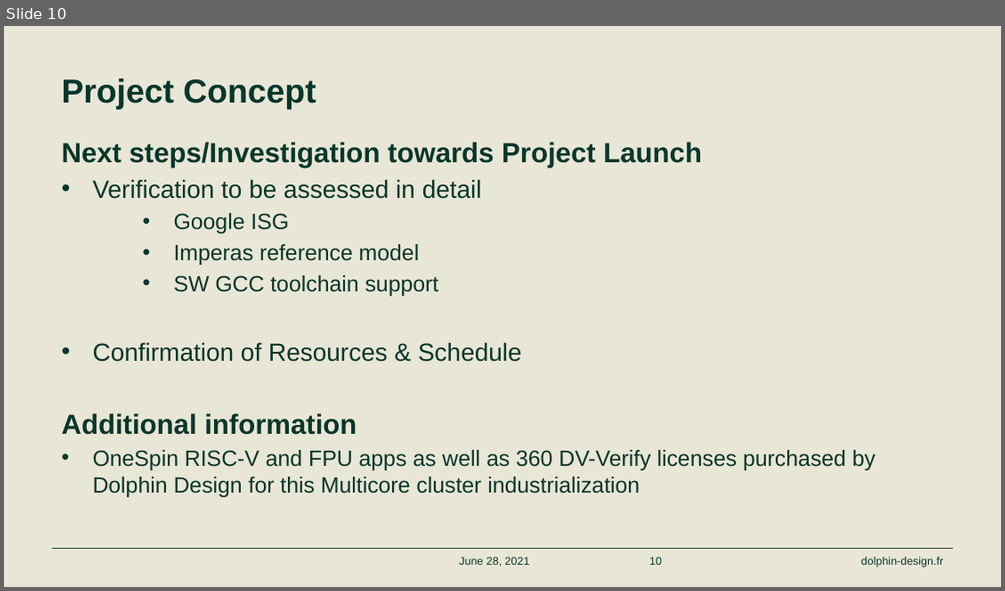
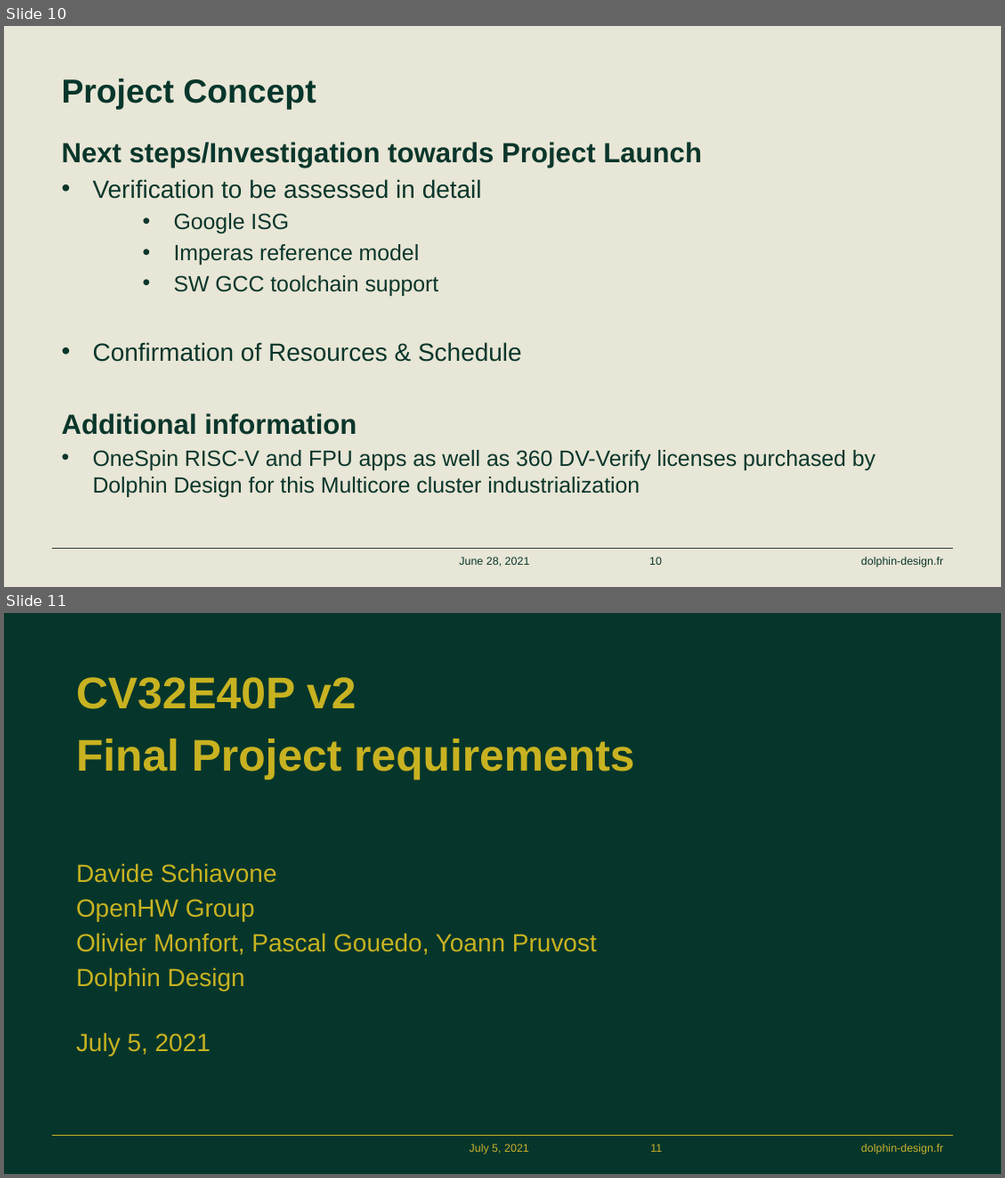
Before and after one commit to openhwgroup/programs, a slide deck: program/Project Descriptions and Plans/CV32E40Pv2/CV32E40P v2 Project Concept June 28 2021.pptx. Shown one above the other, each under a label of ours: slide 10 before the commit, slides 10 and 11 after it. The pictures are 1005x591 and 1005x1178 pixels, drawn with LibreOffice and Linux fonts; fonts in the diff are those of the drawing; background and template pictures are left out. Boxes give left, top, right and bottom in pixels: in the first picture for what was removed or moved away, otherwise in the second. Text is boxed around its words. In the diff, an @@ line names an element or a change of style, - is before the commit and + after.

Commit message:
Updated version of CV32E40P v2 PC and requirements (#456)
* CV32E40Pv2 Project Concept proposal

* Update Project_Concept_for_CV32E40Pv2_June 28.md

* Some updates following feedback

* Added some slides about final project requirements following technical meeting with Davide

```diff
--- a/program/Project Descriptions and Plans/CV32E40Pv2/CV32E40P v2 Project Concept June 28 2021.pptx
+++ b/program/Project Descriptions and Plans/CV32E40Pv2/CV32E40P v2 Project Concept June 28 2021.pptx
@@ slide 11 added at [4,613,1001,1174], background #FFFFFF @@
@@ rectangle added at [4,613,1001,1173], fill #06362B @@
@@ text added at [76,677,634,779], 32 pt, text #C8B221, bold @@
+CV32E40P v2
+Final Project requirements
@@ text added at [76,863,597,1055], 18 pt, text #C8B221 @@
+Davide Schiavone
+OpenHW Group
+Olivier Monfort, Pascal Gouedo, Yoann Pruvost
+Dolphin Design
+July 5, 2021
@@ line added from (52, 1135) to (953, 1135), #C8B221 0.25 pt @@
@@ text added at [469,1143,529,1154], 8 pt, text #C8B12D @@
+July 5, 2021
@@ page number added at [650,1143,662,1151], 8 pt, text #C8B12D @@
+11
@@ text added at [861,1143,943,1154], 8 pt, text #C8B12D @@
+dolphin-design.fr
```
Also in this commit, not shown: 1 slide changed, 3 other slides added.
